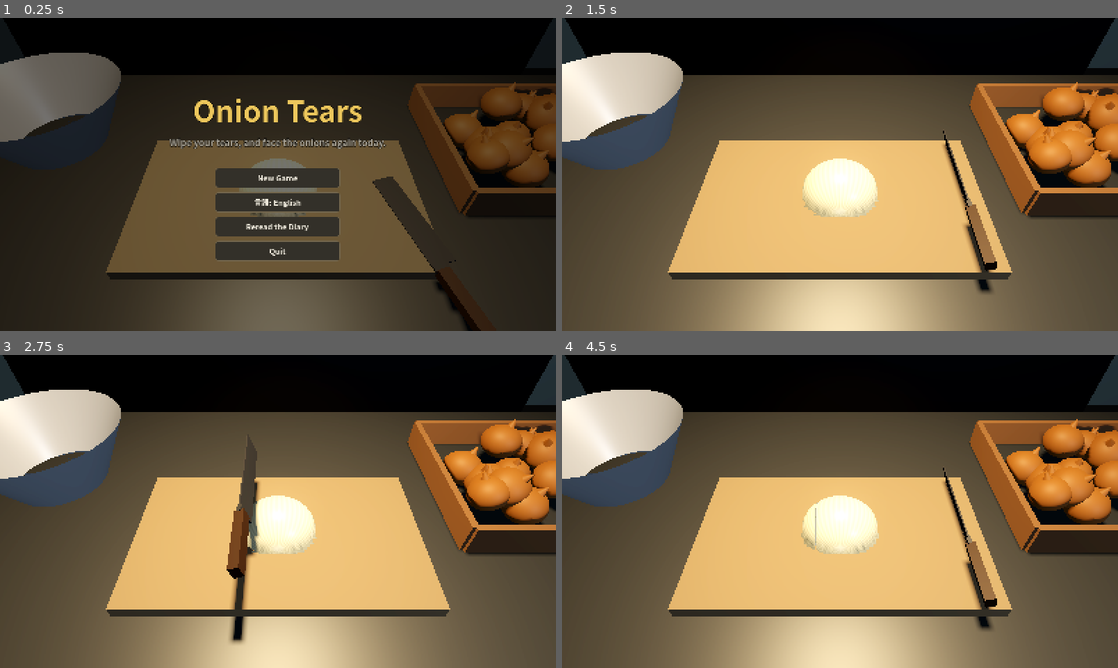
Above: before the commit, frames 1-4 (two rows, left to right).
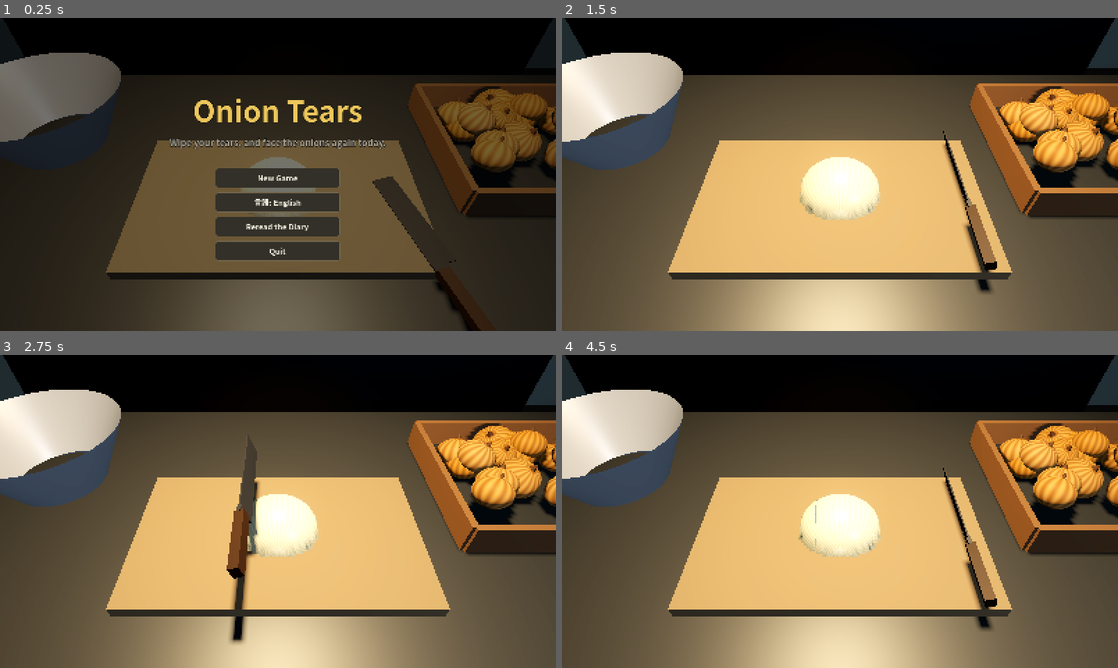
Above: after the commit, the same moments.

Repository: decopon-7/-
Game: Godot game, scene res://scenes/main.tscn
The game is run twice, just before and just after one commit, with the same random seed, the same clock (stepped at 60 frames per second) and the same inputs.
Inputs (mouse positions are in pixels of both pictures, inside the frame that each line leads up to):
- Up to frame 1 (0.25 s): no input
- Up to frame 2 (1.5 s): click "New Game" at 0.5 s; tap Enter at 1.25 s; move the mouse to (962, 158) at 1.27 s; tap H at 1.35 s; click (962, 158) at 1.42 s
- Up to frame 3 (2.75 s): tap Space at 1.52, 2 s; drag from (166, 527) to (250, 574) at 2.02 s
- Up to frame 4 (4.5 s): move the mouse to (895, 442) at 2.77 s; tap H at 2.85, 4.35 s; click (895, 442) at 2.92 s; tap Enter at 3.5 s; drag from (812, 574) to (673, 464) at 3.52 s; move the mouse to (1006, 558) at 4.27 s; click (1006, 558) at 4.42 s

The runs differ from the first frame. In frame 1, 2.9% of the frame differs, in the area x 45-100%, y 20-64%; in frame 2, 4.8%; in frame 3, 4.7%; in frame 4, 4.8%, in the area x 42-100%, y 20-65%.

Commit message:
ケースの玉ねぎとボウルの中身を、よりリアルな見た目に改善
## ケースの丸ごと玉ねぎ（右上）
- 専用シェーダー（shaders/onion_whole.gdshader）を追加。標準SphereMeshのUVから、
  縦に走る薄皮の筋、根元の枯れた根っこの跡、芽の切り跡を描く
- 1個ずつ別のマテリアルにして、色味・筋の位相をばらつかせ、単調さをなくした
- 形も完全な球ではなく、現実の玉ねぎに近いやや潰れた比率に調整
- 芽の突起（tip）も、太い棘のような見た目から、短く細い枯れ枝のような見た目に変更

## ボウルの中身（左）
- なめらかな単色の山だった見た目を、小さなかけら（MultiMesh、最大70個）が
  積み重なった見た目に変更
- かけらは中身の一番上の面に薄く散らし、量が増えるごとに個数を増やしてノードごと
  上下・拡縮させることで「盛り上がっていく」ように見せる
  （ボウルはすぼまった形なので、中身が少ないうちは散らばる半径も一緒に絞っている）

## 検証
- 開発用スクリーンショットに bowl ショット（--bowl_grams=200〜1500）を追加し、
  複数の中身の量でかけらがボウルの外にはみ出さないことを確認
  （最初の実装ではボウルの下側がすぼまっている形状を考慮しておらず、
  低い量のときにかけらが側面からはみ出す不具合があったため、高さに応じて
  散らばる半径を絞るよう修正）
- title/cut/mince/complete の各ショットで、通常視点からの見た目に
  回帰がないことも確認
- tools/selftest.gd と --quit-after のヘッドレス実行でスクリプトエラーが
  ないことを確認

Co-Authored-By: Claude Sonnet 5 <noreply@anthropic.com>
Claude-Session: https://claude.ai/code/session_01Fz9qy8KHkDBY9XhjKQFu2R

Diff:
--- a/scripts/dev_screenshot.gd
+++ b/scripts/dev_screenshot.gd
@@ -10,6 +10,7 @@
 #         （--gear_lv=0〜5 で全道具のLv、--skin=0〜3 で称号スキンを指定。省略時はLv5・称号なし）
 #   achievements: 実績一覧画面を確認する（--skin=0〜3 で称号を指定可能）
 #   diary: 日記の回想画面を確認する（--diary_days=1,2,40 のように読んだことにする日を指定可能）
+#   bowl: ボウルの中身の見た目を確認する（--bowl_grams=750 のように溜まった量を指定可能。省略時750）
 extends Node
 
 var _args := {}
@@ -119,6 +120,13 @@
 					GameState.ending_id = GameState.determine_ending()
 		main.ui.refresh_diary_recap()
 		main.ui.show_only(main.ui.diary_screen)
+	if _frame == 20 and shot == "bowl":
+		main.grams_today = int(_args.get("bowl_grams", 750))
+		main._update_bowl()
+		# ボウルの中身がよく見えるように、確認用にカメラだけ寄せる
+		# （_camera_base_transform も更新しないと、揺れ演出の復帰処理で毎フレーム元に戻ってしまう）
+		main.camera.look_at_from_position(Vector3(-0.56, 1.25, 0.28), main.BOWL_POS)
+		main._camera_base_transform = main.camera.global_transform
 	if _frame == 20 and shot == "pause":
 		main._set_state(main.State.PAUSED)
 		GameState.set_fullscreen(true)
--- a/scripts/main.gd
+++ b/scripts/main.gd
@@ -11,6 +11,10 @@
 const GOGGLES_POS := Vector3(0.22, 0.941, -0.3)
 const KNIFE_LIFT := 0.09
 const KNIFE_X_LIMIT := 0.26
+const CRATE_ONION_SHADER := preload("res://shaders/onion_whole.gdshader")
+## ボウルに溜まる、みじん切りのかけら（見た目用）の最大個数と、満タン時の散らばり半径
+const BOWL_CHUNK_COUNT := 70
+const BOWL_CHUNK_RADIUS := 0.16
 
 ## 1日の最低量。これを刻むまでは「今日はここまで」で終われない
 ## （時間制限やノルマの罰則ではなく、1日を早送りしすぎてストーリーを消費し尽くさないための下限）
@@ -54,6 +58,7 @@
 var goggles: Node3D
 var goggles_visual: Node3D
 var bowl_fill: MeshInstance3D
+var bowl_chunks: MultiMeshInstance3D
 var gap_markers: Array[MeshInstance3D] = []
 var tear_overlay: ColorRect
 ## これから来る注文（先頭が次の玉ねぎ）
@@ -403,6 +408,13 @@
 	bowl_fill.visible = level > 0.0
 	bowl_fill.scale = Vector3(1.0, maxf(level, 0.01), 1.0)
 	bowl_fill.position = BOWL_POS + Vector3(0, 0.01 + 0.15 * level * 0.5, 0)
+	# みじん切りのかけらが、盛り上がった中身の表面に乗っているように見せる。
+	# ボウルはすぼまった形なので、中身が少ないうちは散らばる半径も一緒に絞る
+	var fill_top_y := 0.01 + 0.15 * level
+	var radius_now := lerpf(0.1, BOWL_CHUNK_RADIUS, level)
+	bowl_chunks.position = BOWL_POS + Vector3(0, fill_top_y, 0)
+	bowl_chunks.scale = Vector3.ONE * (radius_now / BOWL_CHUNK_RADIUS)
+	bowl_chunks.multimesh.visible_instance_count = roundi(level * BOWL_CHUNK_COUNT)
 
 
 func _update_gap_markers() -> void:
@@ -908,28 +920,36 @@
 	_box(self, Vector3(2.3, 0.05, 1.0), Vector3(0, 0.915, 0), steel)
 	_box(self, Vector3(0.6, 0.025, 0.36), Vector3(0, BOARD_TOP - 0.0125, 0.05), board)
 
-	# 玉ねぎのケース（右）
+	# 玉ねぎのケース（右）。1個ずつ別のマテリアルにして、色味・筋の位相をばらつかせる
 	_crate(CRATE_POS + Vector3(0, -0.06, 0), Vector3(0.42, 0.14, 0.4), _mat(Color(0.45, 0.3, 0.18), 0.8))
-	var onion_skin := _mat(Color(0.55, 0.33, 0.15), 0.6)
+	var stem_mat := _mat(Color(0.32, 0.2, 0.1), 0.7)
 	for i in 16:
 		var o := MeshInstance3D.new()
 		var sphere := SphereMesh.new()
-		sphere.radius = 0.045
-		sphere.height = 0.08
+		# 完全な球ではなく、少しつぶれた（現実の玉ねぎに近い）比率に
+		sphere.radius = 0.048
+		sphere.height = 0.078
 		o.mesh = sphere
-		o.material_override = onion_skin
+		var skin_mat := ShaderMaterial.new()
+		skin_mat.shader = CRATE_ONION_SHADER
+		skin_mat.set_shader_parameter("base_color",
+				Color(0.82, 0.55, 0.25).lightened(rng.randf_range(-0.12, 0.14)))
+		skin_mat.set_shader_parameter("seed", rng.randf_range(0.0, 20.0))
+		skin_mat.set_shader_parameter("streak_count", rng.randf_range(12.0, 20.0))
+		o.material_override = skin_mat
 		o.position = CRATE_POS + Vector3(rng.randf_range(-0.15, 0.15), rng.randf_range(-0.03, 0.02), rng.randf_range(-0.14, 0.14))
 		o.rotation = Vector3(rng.randf_range(-0.6, 0.6), rng.randf_range(-PI, PI), rng.randf_range(-0.6, 0.6))
 		o.scale = Vector3.ONE * rng.randf_range(0.85, 1.1)
 		add_child(o)
+		# 枯れた芽の跡（細く短い茶色の突起）
 		var tip := MeshInstance3D.new()
 		var cone := CylinderMesh.new()
-		cone.top_radius = 0.001
-		cone.bottom_radius = 0.012
-		cone.height = 0.025
+		cone.top_radius = 0.0015
+		cone.bottom_radius = 0.009
+		cone.height = 0.018
 		tip.mesh = cone
-		tip.material_override = onion_skin
-		tip.position = Vector3(0, 0.045, 0)
+		tip.material_override = stem_mat
+		tip.position = Vector3(0, 0.042, 0)
 		o.add_child(tip)
 
 	# みじん切りをためるボウル（左）
@@ -953,6 +973,7 @@
 	bowl_fill.mesh = fill_mesh
 	bowl_fill.material_override = _mat(Color(0.93, 0.91, 0.8), 0.3)
 	add_child(bowl_fill)
+	_build_bowl_chunks()
 
 	# 奥のシンク台・棚・鍋
 	_box(self, Vector3(3.6, 0.9, 0.6), Vector3(0, 0.45, -2.05), dark_steel)
@@ -988,6 +1009,40 @@
 		add_child(pan)
 
 
+## ボウルの中身を、なめらかな1色の山ではなく、小さなかけらが積もった表面に見せる。
+## かけら（小さな箱）を中身の一番上の面にだけ薄く散らし、_update_bowl 側で
+## 「今の中身の高さ・広さ」に合わせてこのノードごと上下・拡縮する
+func _build_bowl_chunks() -> void:
+	bowl_chunks = MultiMeshInstance3D.new()
+	bowl_chunks.position = BOWL_POS
+	var chunk_mesh := BoxMesh.new()
+	chunk_mesh.size = Vector3(0.016, 0.011, 0.016)
+	var chunk_mat := StandardMaterial3D.new()
+	chunk_mat.vertex_color_use_as_albedo = true
+	chunk_mat.roughness = 0.4
+	chunk_mesh.material = chunk_mat
+	var mm := MultiMesh.new()
+	mm.transform_format = MultiMesh.TRANSFORM_3D
+	mm.use_colors = true
+	mm.mesh = chunk_mesh
+	mm.instance_count = BOWL_CHUNK_COUNT
+	mm.visible_instance_count = 0
+	bowl_chunks.multimesh = mm
+	add_child(bowl_chunks)
+
+	for i in BOWL_CHUNK_COUNT:
+		var ang := rng.randf_range(0.0, TAU)
+		var r := BOWL_CHUNK_RADIUS * sqrt(rng.randf_range(0.0, 0.92))
+		var y := rng.randf_range(-0.004, 0.012)
+		var pos := Vector3(cos(ang) * r, y, sin(ang) * r)
+		var rot := Basis(Vector3.UP, rng.randf_range(0.0, TAU))
+		rot = rot.rotated(Vector3.RIGHT, rng.randf_range(-0.3, 0.3))
+		var sc := rng.randf_range(0.7, 1.2)
+		mm.set_instance_transform(i, Transform3D(rot.scaled(Vector3.ONE * sc), pos))
+		var shade := rng.randf_range(0.88, 1.05)
+		mm.set_instance_color(i, Color(0.95, 0.93, 0.8) * shade)
+
+
 ## 透明にフェードアウトするグラデーション（パーティクルの寿命後半で消えるように）
 func _fade_out_gradient() -> Gradient:
 	var g := Gradient.new()
--- /dev/null
+++ b/shaders/onion_whole.gdshader
@@ -0,0 +1,28 @@
+// ケースに積まれた「切る前」の玉ねぎ（丸ごと）用のシェーダー。
+// 標準の SphereMesh の UV（経度・緯度）をそのまま使い、縦の薄皮の筋と、
+// 上下の枯れた根っこ・芽の跡を描く。玉ねぎごとに seed / base_color を変えて
+// 見た目にばらつきを出す（main.gd 側で1個ずつ別のマテリアルを渡す）。
+shader_type spatial;
+
+uniform vec3 base_color : source_color = vec3(0.82, 0.55, 0.25);
+uniform vec3 dark_color : source_color = vec3(0.45, 0.24, 0.1);
+uniform float seed = 0.0;
+uniform float streak_count = 16.0;
+
+void fragment() {
+	// 経度方向に走る、薄皮の重なりを思わせる縦筋
+	float streak = 0.5 + 0.5 * sin((UV.x + seed) * streak_count * TAU);
+	vec3 col = mix(dark_color, base_color, 0.4 + 0.5 * streak);
+
+	// 根元（緯度1.0側）の、枯れた根っこの跡
+	float root = smoothstep(0.82, 0.99, UV.y);
+	col = mix(col, dark_color * 0.55, root);
+
+	// 芽（緯度0.0側）の、切り落とした跡
+	float stem = smoothstep(0.88, 1.0, 1.0 - UV.y);
+	col = mix(col, dark_color * 0.75, stem * 0.7);
+
+	ALBEDO = col;
+	ROUGHNESS = 0.55;
+	SPECULAR = 0.25;
+}
Not shown, changed: docs/STEAM_ROADMAP.md
